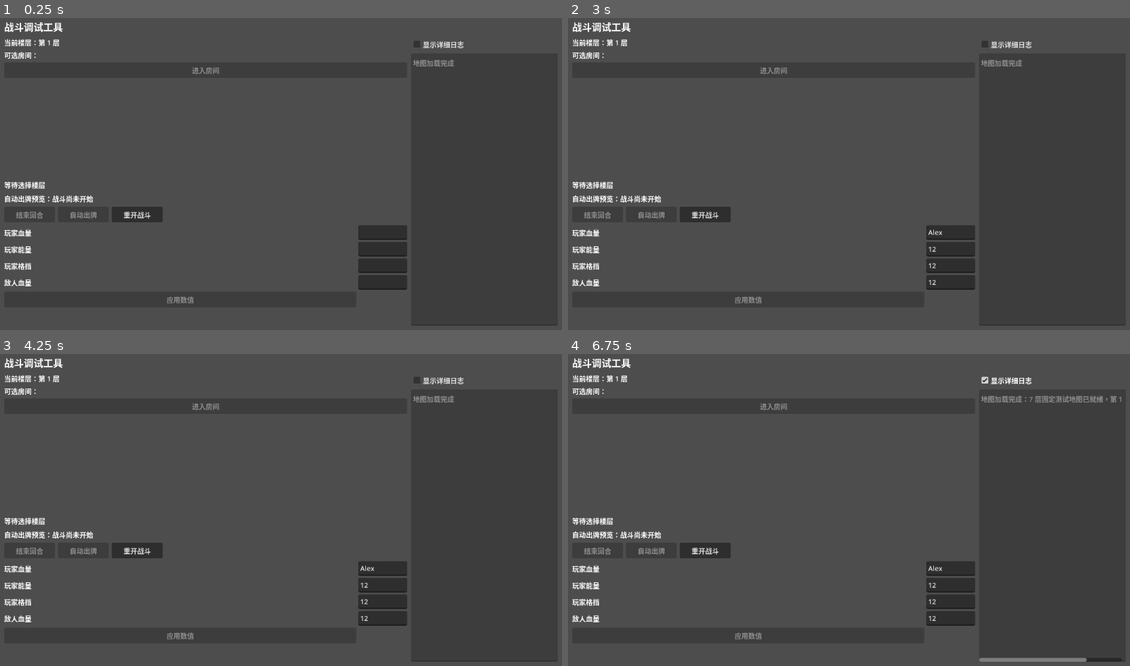
Above: before the commit, frames 1-4 (two rows, left to right).
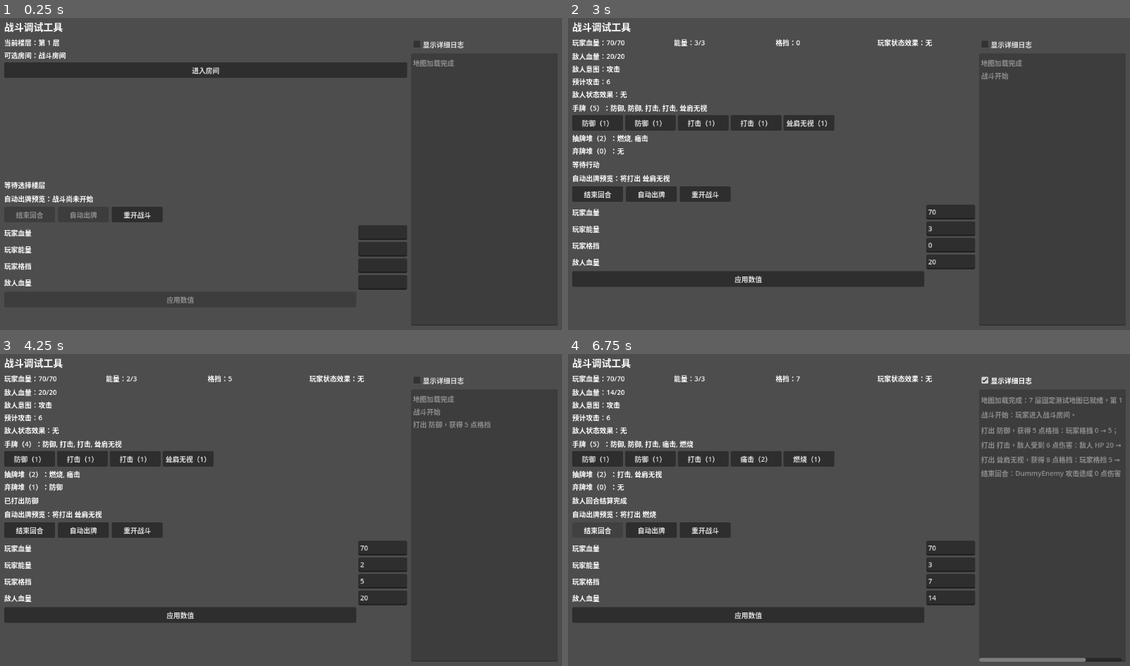
Above: after the commit, the same moments.

Repository: jxqxn/Godot-Game
Game: Godot game, scene res://scenes/stm/battle_debug_scene.tscn
Same seed, same stepped clock (60 frames per second), same inputs: the game is played once before the commit and once after it.
Inputs (mouse positions are in pixels of both pictures, inside the frame that each line leads up to):
- Up to frame 1 (0.25 s): no input
- Up to frame 2 (3 s): click (950, 233) at 0.52 s; type "Alex" at 0.6 s; click (950, 248) at 0.75 s; type "12" at 0.83 s; click (950, 264) at 0.98 s; type "12" at 1.07 s; click (950, 283) at 1.27 s; type "12" at 1.35 s; click "重开战斗" at 2 s; click (775, 71) at 2.75 s, where only the run after the commit has a clickable "进入房间"
- Up to frame 3 (4.25 s): click (28, 460) at 3.5 s, where only the run after the commit has a clickable "防御（1）"
- Up to frame 4 (6.75 s): click "显示详细日志" at 4.25 s; click (652, 460) at 5 s, where only the run after the commit has a clickable "打击（1）"; click (702, 460) at 5.75 s, where only the run after the commit has a clickable "耸肩无视（1）"; click (596, 528) at 6.5 s, where only the run after the commit has a clickable "结束回合"

The runs differ from the first frame. In frame 1, 0.1% of the frame differs, in the area x 6-40%, y 10-19%; in frame 2, 11%; in frame 3, 10%; in frame 4, 12%, in the area x 0-99%, y 6-99%.

Commit message:
Support node-based fixed map navigation

Diff:
--- a/scripts/stm/map/map_manager.gd
+++ b/scripts/stm/map/map_manager.gd
@@ -4,10 +4,15 @@
 const _MapData := preload("res://scripts/stm/map/map_data.gd")
 
 var _current_floor_index: int = 0
+var _current_node_index: int = 0
 
 
 func get_current_floor_index() -> int:
 	return _current_floor_index
+
+
+func get_current_node_index() -> int:
+	return _current_node_index
 
 
 func get_current_floor_info() -> Dictionary:
@@ -16,58 +21,112 @@
 	return _MapData.FLOORS[_current_floor_index].duplicate(true)
 
 
+func get_current_node_info() -> Dictionary:
+	return _node_info(_current_floor_index, _current_node_index)
+
+
+func navigate_to_node(floor_index: int, node_index: int) -> bool:
+	if _node_info(floor_index, node_index).is_empty():
+		return false
+	_current_floor_index = floor_index
+	_current_node_index = node_index
+	return true
+
+
 func navigate_to_floor(floor_index: int) -> bool:
-	if floor_index >= 0 and floor_index < _MapData.FLOORS.size():
-		_current_floor_index = floor_index
-		return true
-	return false
+	return navigate_to_node(floor_index, 0)
+
+
+func navigate_to_next_node(floor_index: int, node_index: int) -> bool:
+	if not can_navigate_to_next_node(floor_index, node_index):
+		return false
+	return navigate_to_node(floor_index, node_index)
 
 
 func navigate_to_next_floor(floor_index: int) -> bool:
-	if not can_navigate_to_next_floor(floor_index):
+	var option = _first_next_node_for_floor(floor_index)
+	if option.is_empty():
 		return false
-	return navigate_to_floor(floor_index)
+	return navigate_to_next_node(int(option["floor_index"]), int(option["node_index"]))
 
 
-func can_navigate_to_next_floor(floor_index: int) -> bool:
-	for option in get_available_next_floors():
-		if int(option.get("floor_index", -1)) == floor_index:
+func can_navigate_to_next_node(floor_index: int, node_index: int) -> bool:
+	for option in get_available_next_nodes():
+		if int(option.get("floor_index", -1)) == floor_index and int(option.get("node_index", -1)) == node_index:
 			return true
 	return false
 
 
-func get_available_next_floors() -> Array:
-	var current_info := get_current_floor_info()
-	if current_info.is_empty():
+func can_navigate_to_next_floor(floor_index: int) -> bool:
+	return not _first_next_node_for_floor(floor_index).is_empty()
+
+
+func get_available_next_nodes() -> Array:
+	var current_node := get_current_node_info()
+	if current_node.is_empty():
 		return []
-	var rooms: Array = current_info.get("rooms", [])
-	var next_set := {}
-	for room in rooms:
-		for next_index in room.get("next_floors", []):
-			next_set[int(next_index)] = true
 	var result: Array = []
-	for floor_index in next_set.keys():
-		var index := int(floor_index)
-		if index < 0 or index >= _MapData.FLOORS.size():
+	for target in current_node.get("next_nodes", []):
+		var floor_index := int(target.get("floor_index", -1))
+		var node_index := int(target.get("node_index", -1))
+		var node_info := _node_info(floor_index, node_index)
+		if node_info.is_empty():
 			continue
+		var room_type := str(node_info.get("type", ""))
 		result.append({
-			"floor_index": index,
-			"floor_name": _MapData.FLOORS[index].get("name", "")
+			"floor_index": floor_index,
+			"node_index": node_index,
+			"floor_name": _MapData.FLOORS[floor_index].get("name", ""),
+			"room_type": room_type,
+			"room_name": _room_type_display_name(room_type),
 		})
-	result.sort_custom(func(a, b): return a["floor_index"] < b["floor_index"])
+	result.sort_custom(func(a, b):
+		if int(a["floor_index"]) == int(b["floor_index"]):
+			return int(a["node_index"]) < int(b["node_index"])
+		return int(a["floor_index"]) < int(b["floor_index"])
+	)
 	return result
 
 
+func get_available_next_floors() -> Array:
+	return get_available_next_nodes()
+
+
 func get_available_room_types() -> Array:
-	var current_info := get_current_floor_info()
-	if current_info.is_empty():
+	var node_info := get_current_node_info()
+	if node_info.is_empty():
 		return []
-	var rooms: Array = current_info.get("rooms", [])
-	var types: Array = []
-	for room in rooms:
-		types.append(str(room.get("type", "")))
-	return types
+	return [str(node_info.get("type", ""))]
 
 
 func is_final_floor() -> bool:
 	return _current_floor_index >= _MapData.FLOORS.size() - 1
+
+
+func _node_info(floor_index: int, node_index: int) -> Dictionary:
+	if floor_index < 0 or floor_index >= _MapData.FLOORS.size():
+		return {}
+	var floor_info: Dictionary = _MapData.FLOORS[floor_index]
+	var nodes: Array = floor_info.get("nodes", [])
+	if node_index < 0 or node_index >= nodes.size():
+		return {}
+	return nodes[node_index].duplicate(true)
+
+
+func _first_next_node_for_floor(floor_index: int) -> Dictionary:
+	for option in get_available_next_nodes():
+		if int(option.get("floor_index", -1)) == floor_index:
+			return option
+	return {}
+
+
+func _room_type_display_name(room_type: String) -> String:
+	match room_type:
+		"combat":
+			return "战斗房间"
+		"rest":
+			return "休息房间"
+		"boss":
+			return "Boss 房间"
+		_:
+			return room_type
